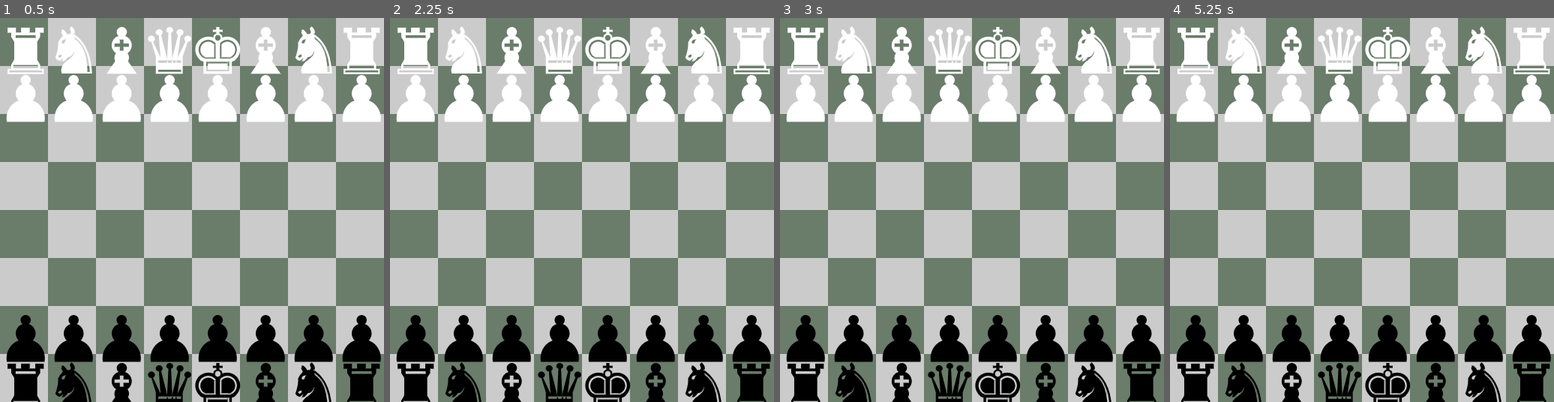
Above: before the commit, frames 1-4 (left to right).
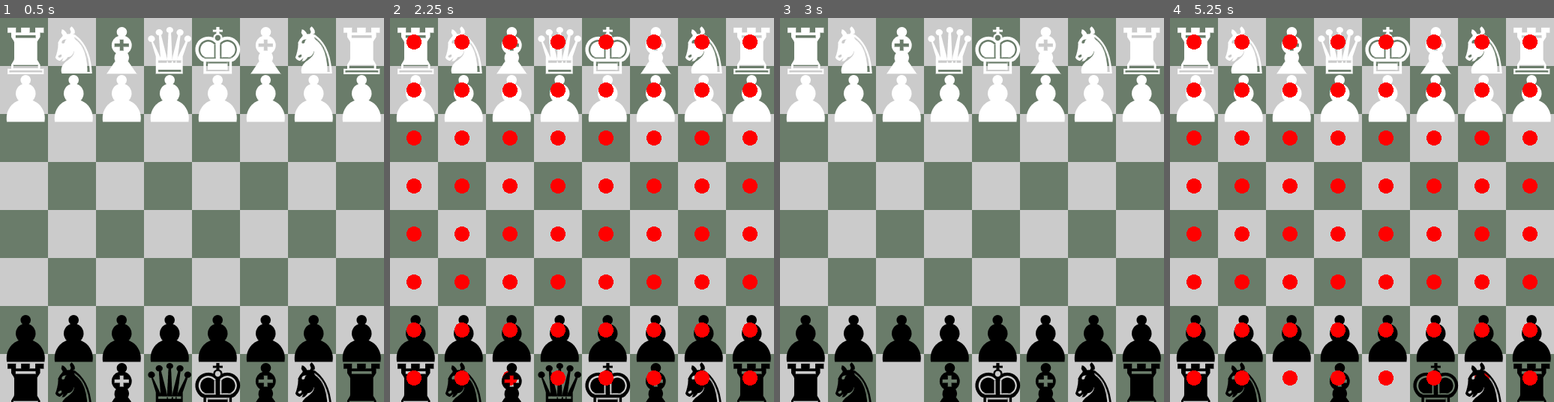
Above: after the commit, the same moments.

Repository: NiahSSBM/chess
Game: Godot game, scene res://scenes/main.tscn
Two runs of this game, one before a commit and one after it. Both use one fixed random seed, a clock stepped at 60 frames per second and the inputs below.
Inputs (mouse positions are in pixels of both pictures, inside the frame that each line leads up to):
- Up to frame 1 (0.5 s): no input
- Up to frame 2 (2.25 s): tap Enter at 0.5, 2 s; move the mouse to (413, 378) at 0.52 s; press the mouse at (413, 378) at 0.53 s; tap Space at 1.25 s; move the mouse to (462, 378) at 1.27 s; release the mouse at (462, 378) at 1.28 s; click (462, 378) at 1.35 s; move the mouse to (509, 378) at 2.02 s; press the mouse at (509, 378) at 2.03 s
- Up to frame 3 (3 s): tap Space at 2.75 s; move the mouse to (948, 378) at 2.77 s; release the mouse at (948, 378) at 2.78 s; click (948, 378) at 2.85 s
- Up to frame 4 (5.25 s): tap Enter at 3.5 s; move the mouse to (1385, 378) at 3.52 s; press the mouse at (1385, 378) at 3.53 s; tap Space at 4.25 s; move the mouse to (1434, 378) at 4.27 s; release the mouse at (1434, 378) at 4.28 s; click (1434, 378) at 4.35 s; move the mouse to (1481, 378) at 5.02 s; press the mouse at (1481, 378) at 5.03 s

Frame 1 is identical in both runs. In frame 2, 7.7% of the frame differs, in the area x 4-96%, y 4-96%; in frame 3, 0.8%; in frame 4, 9.4%, in the area x 4-96%, y 4-100%.

Commit message:
rook logic

Diff:
--- a/scripts/game.gd
+++ b/scripts/game.gd
@@ -47,27 +47,100 @@
 func check_move(notation: String) -> bool:
 	var piece: Piece = _notation_to_piece(notation)
 	var target: Vector2i = _notation_to_target(notation)
-	var color_mod: int = -1 if piece.color else 1
 
 	if piece.type == Piece.PieceType.PAWN:
-		if target.x == piece.board_position.x:
-			if target.y == piece.board_position.y + color_mod and _get_piece_at_position(target) == null:
-				return true # Move forward 1 space if not obstructed
-			if  target.y == piece.board_position.y + color_mod * 2 and _get_piece_at_position(target) == null and _get_piece_at_position(Vector2i(target.x, target.y - color_mod)) == null and not piece.has_moved:
+		return _can_pawn_move(piece, target)
+
+	if piece.type == Piece.PieceType.ROOK:
+		return _can_rook_move(piece, target)
+
+	if piece.type == Piece.PieceType.KNIGHT:
+		return _can_knight_move(piece, target)
+
+	if piece.type == Piece.PieceType.BISHOP:
+		return _can_bishop_move(piece, target)
+
+	if piece.type == Piece.PieceType.QUEEN:
+		return _can_queen_move(piece, target)
+
+	if piece.type == Piece.PieceType.KING:
+		return _can_king_move(piece, target)
+
+	return false
+
+
+func _can_king_move(king: Piece, target: Vector2i) -> bool:
+	return true
+
+
+func _can_queen_move(queen: Piece, target: Vector2i) -> bool:
+	return true
+
+
+func _can_bishop_move(bishop: Piece, target: Vector2i) -> bool:
+	return true
+
+
+func _can_knight_move(knight: Piece, target: Vector2i) -> bool:
+	return true
+
+
+func _can_rook_move(rook: Piece, target: Vector2i) -> bool:
+
+	if _has_VH_LOS(rook, target):
+		return true
+
+	return false
+
+
+func _can_pawn_move(pawn: Piece, target: Vector2i) -> bool:
+	var color_mod: int = -1 if pawn.color else 1
+
+	if target.x == pawn.board_position.x:
+		if target.y == pawn.board_position.y + color_mod and _get_piece_at_position(target) == null:
+			return true # Move forward 1 space if not obstructed
+		if  target.y == pawn.board_position.y + color_mod * 2 and _get_piece_at_position(target) == null and _get_piece_at_position(Vector2i(target.x, target.y - color_mod)) == null and not pawn.has_moved:
 				return true # Move forward 2 spaces if hasn't moved already and not obstructed
-		if target.x == piece.board_position.x + 1 or target.x == piece.board_position.x - 1:
-			if target.y == piece.board_position.y + color_mod and _get_piece_at_position(target) != null:
-				if _get_piece_at_position(target).color != piece.color:
-					return true # Take pieces diagonally
-		if target.x == piece.board_position.x + 1 or target.x == piece.board_position.x - 1:
-			var can_en_passant = false
-			if _get_piece_at_position(Vector2i(target.x, target.y - color_mod)) != null:
-				can_en_passant = _get_piece_at_position(Vector2i(target.x, target.y - color_mod)).is_en_passantable
-				can_en_passant = can_en_passant and _get_piece_at_position(Vector2i(target.x, target.y - color_mod)).color != piece.color
-			if target.y == piece.board_position.y + color_mod and can_en_passant:
-				return true # En passant
-
-	return false
+	if target.x == pawn.board_position.x + 1 or target.x == pawn.board_position.x - 1:
+		if target.y == pawn.board_position.y + color_mod and _get_piece_at_position(target) != null:
+			if _get_piece_at_position(target).color != pawn.color:
+				return true # Take pieces diagonally
+	if target.x == pawn.board_position.x + 1 or target.x == pawn.board_position.x - 1:
+		var can_en_passant = false
+		if _get_piece_at_position(Vector2i(target.x, target.y - color_mod)) != null:
+			can_en_passant = _get_piece_at_position(Vector2i(target.x, target.y - color_mod)).is_en_passantable
+			can_en_passant = can_en_passant and _get_piece_at_position(Vector2i(target.x, target.y - color_mod)).color != pawn.color
+		if target.y == pawn.board_position.y + color_mod and can_en_passant:
+			return true # En passant
+
+	return false
+
+
+func _has_VH_LOS(piece: Piece, target: Vector2i) -> bool:
+	if not (piece.board_position.x == target.x or piece.board_position.y == target.y):
+		return false
+
+	if piece.board_position.x > target.x:
+		for i in piece.board_position.x - target.x:
+			if _get_piece_at_position(piece.board_position - Vector2i(i + 1, 0)) != null:
+				return false
+
+	if piece.board_position.x < target.x:
+		for i in target.x - piece.board_position.x:
+			if _get_piece_at_position(piece.board_position + Vector2i(i + 1, 0)) != null:
+				return false
+
+	if piece.board_position.y > target.y:
+		for i in piece.board_position.y - target.y:
+			if _get_piece_at_position(piece.board_position - Vector2i(0, i + 1)) != null:
+				return false
+
+	if piece.board_position.y < target.y:
+		for i in target.y - piece.board_position.y:
+			if _get_piece_at_position(piece.board_position + Vector2i(0, i + 1)) != null:
+				return false
+
+	return true
 
 
 func _get_piece_at_position(position: Vector2i) -> Piece:
